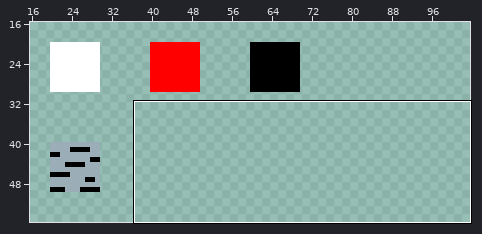
Sprite sheet -- assets/tileset.png. Above, an overview of the earlier version with the close-up marked.
Close-up. As it was:
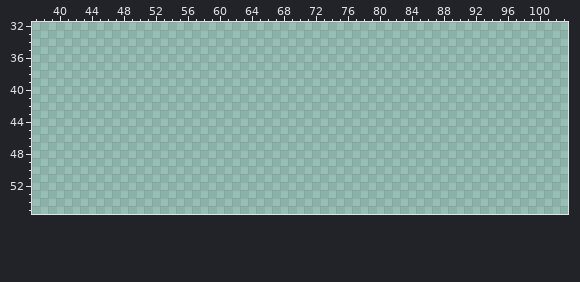
The file is 128x128 pixels. Shown: x 37..103, y 32..55. The wide view leaves out empty margins.
Palette (. is transparent): 
The same view after the edit:
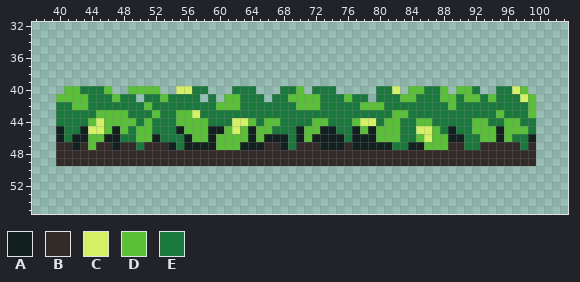
Colours new in this view: A #122020  B #322b28  C #d6f264  D #59c135  E #1a7a3e
Diff:
The edit adds colour A in row 45 at x 40, 43, 47, 55, 59 to 60, 64, 70, 73 to 74, 77, 79, 89 and 95; in row 46 at x 40, 42 to 43, 46 to 47, 52, 56, 59, 64, 66 to 68, 70, 72 to 75, 77 to 79, 89 to 90, 95 and 99; in row 47 at x 42, 47, 54, 56 to 59, 63 to 65, 68, 73 to 75, 77 to 81 and 84 to 85.
The edit adds colour B in row 47 at x 40 to 41, 43, 45 to 46, 48 to 49, 51 to 53, 66 to 67, 70 to 72, 76, 89 to 90, 93 to 97 and 99; in rows 48 to 49 at x 40 to 99.
The edit adds colour C in row 40 at x 55 to 56, 82 and 97; in row 41 at x 98; in row 43 at x 57; in row 44 at x 45, 62 to 63 and 78 to 79; in row 45 at x 44 to 45, 62 and 85 to 86; in row 46 at x 86.
The edit adds colour D in row 40 at x 41 to 42, 46, 49 to 52, 70, 84 to 85, 88, 90 to 91 and 98; in row 41 at x 40 to 43, 47, 53, 61 to 62, 69 to 72, 76, 83 to 84, 88 to 89, 91 to 92, 94 and 99; in row 42 at x 42 to 43, 51, 60 to 62, 70 to 72, 78 to 80, 89 and 99; in row 43 at x 45 to 48, 52, 55 to 56, 82 to 83, 95 and 99; in row 44 at x 44, 46 to 49, 51, 55 to 58, 64, 66 to 67, 72 to 73, 77, 81 to 82, 85 to 86, 92 to 93 and 96 to 97; in row 45 at x 46, 48, 50 to 51, 56 to 58, 61, 63, 65 to 66, 71 to 72, 78, 80 to 82, 87, 92 to 94 and 96 to 98.
The edit adds colour D in row 46 at x 44 to 45, 50 to 51, 57 to 58, 60 to 63, 65, 71, 80 to 82, 85, 87 to 88, 93 to 94 and 96; in row 47 at x 44, 60 to 62 and 86 to 88.
The edit adds colour E in row 40 at x 43 to 45, 57 to 58, 62 to 64, 68 to 69, 72 to 74, 80 to 81, 86 to 87, 92 and 95 to 96; in row 41 at x 44 to 46, 48 to 49, 51 to 52, 54 to 57, 59, 63 to 65, 67 to 68, 73 to 75, 77 to 78, 80 to 82, 85 to 87, 90, 93 and 95 to 97; in row 42 at x 40 to 41, 44 to 50, 52 to 59, 63 to 69, 73 to 77, 81 to 88 and 90 to 98; in row 43 at x 40 to 44, 49 to 51, 53 to 54, 58 to 81, 84 to 94 and 96 to 98; in row 44 at x 40 to 43, 50, 52 to 54, 59 to 61, 65, 68 to 71, 74 to 76, 80, 83 to 84, 87 to 91, 94 to 95 and 98 to 99; in row 45 at x 41 to 42, 49, 52 to 54, 67 to 69, 75 to 76, 83 to 84, 88, 90 to 91 and 99.
The edit adds colour E in row 46 at x 41, 48 to 49, 53 to 55, 69, 76, 83 to 84, 91 to 92 and 97 to 98; in row 47 at x 50, 55, 69, 82 to 83, 91 to 92 and 98.
Pixel boxes of the changes (left, top, right, bottom) in both close-ups:
added: (56, 86, 536, 166)
